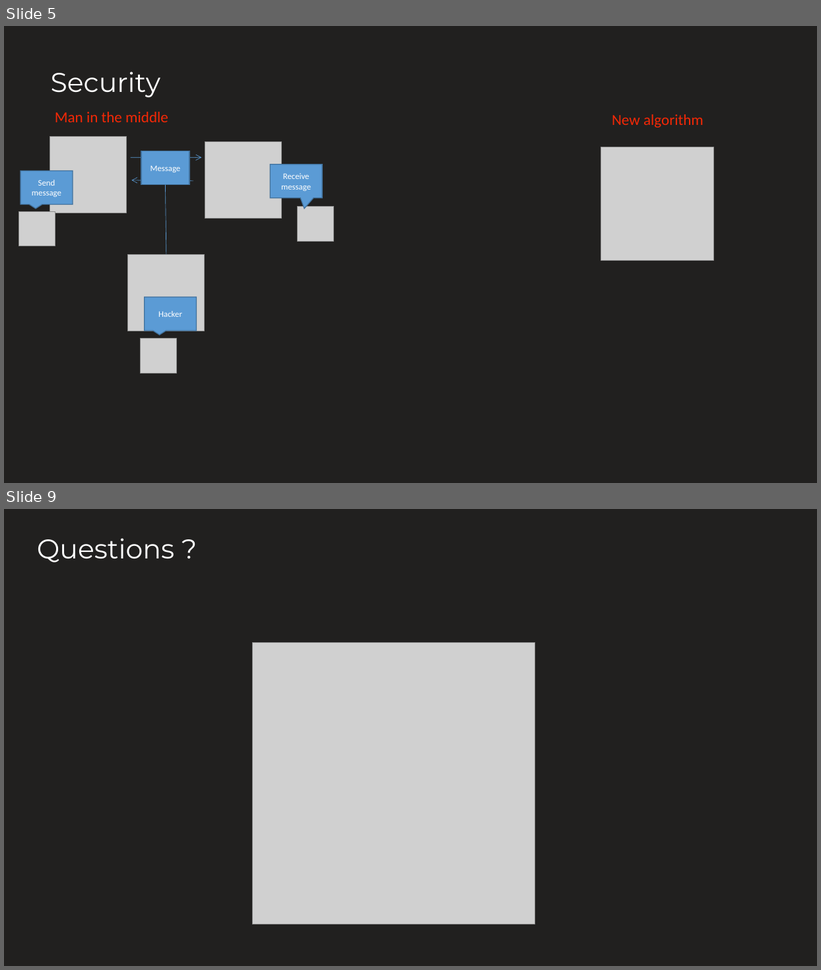
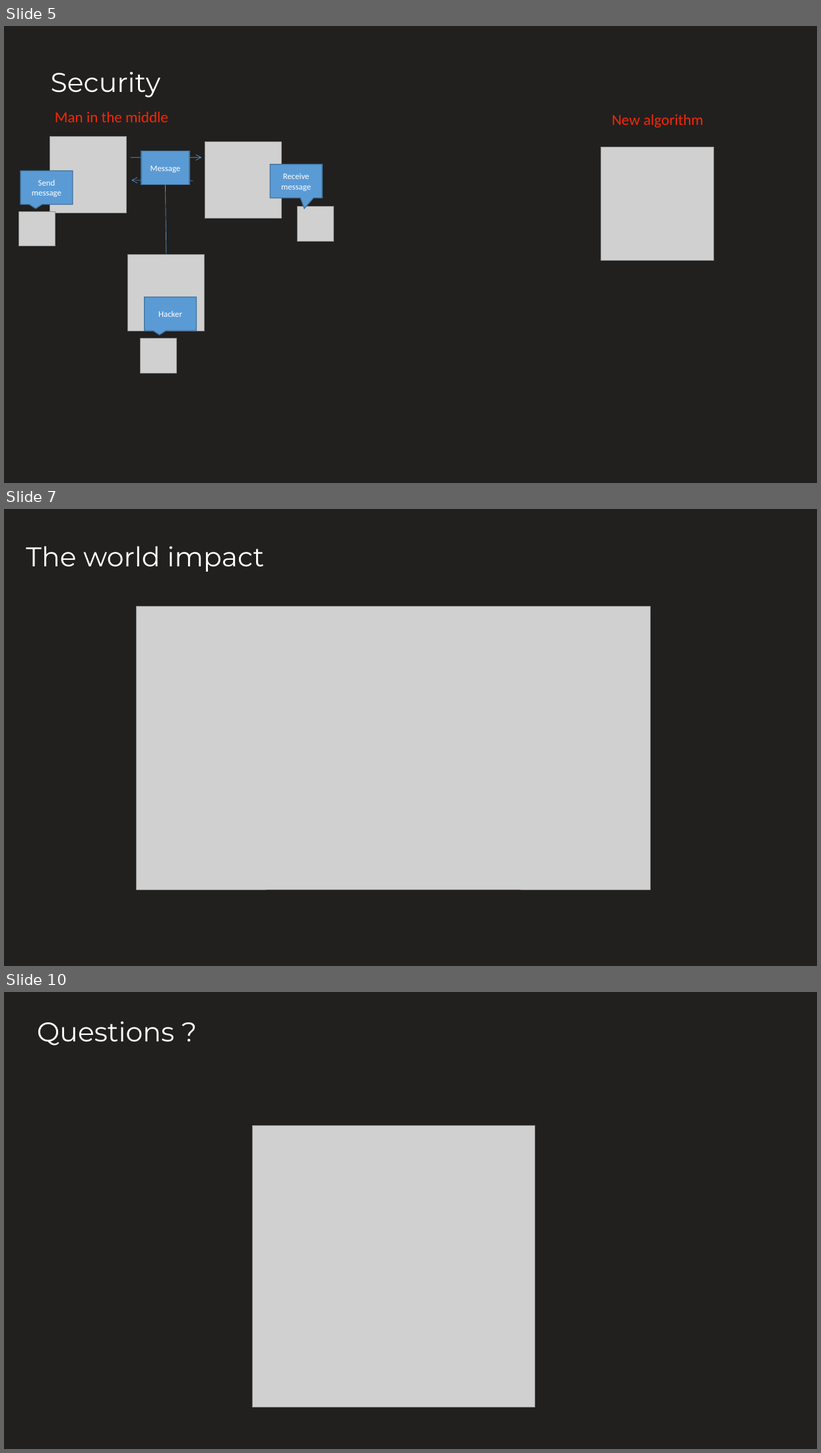
Before and after one commit to kevinalonso/Oral, a slide deck: Présentation1.ppt. Shown one above the other, each under a label of ours: slides 5 and 9 before the commit, slides 5, 7 and 10 after it; the slides between them are not shown. The pictures are 821x970 and 821x1453 pixels, drawn with LibreOffice and Linux fonts; fonts in the diff are those of the drawing; grey boxes stand for pictures. Boxes give left, top, right and bottom in pixels: in the first picture for what was removed or moved away, otherwise in the second. Text is boxed around its words. In the diff, an @@ line names an element or a change of style, - is before the commit and + after.

```diff
--- a/Présentation1.ppt
+++ b/Présentation1.ppt
@@ slide 7 added at (x1=4, y1=509, x2=817, y2=966), background #21201F @@
@@ text added at (x1=26, y1=546, x2=264, y2=572), 32 pt, text #FFFFFF @@
+The world impact
@@ picture added at (x1=136, y1=607, x2=650, y2=890) @@
@@ what was slide 9 is now slide 10 @@
```
Also in this commit, not shown: 3 slides changed, 2 other slides added, 2 slides removed, 7 other files.
